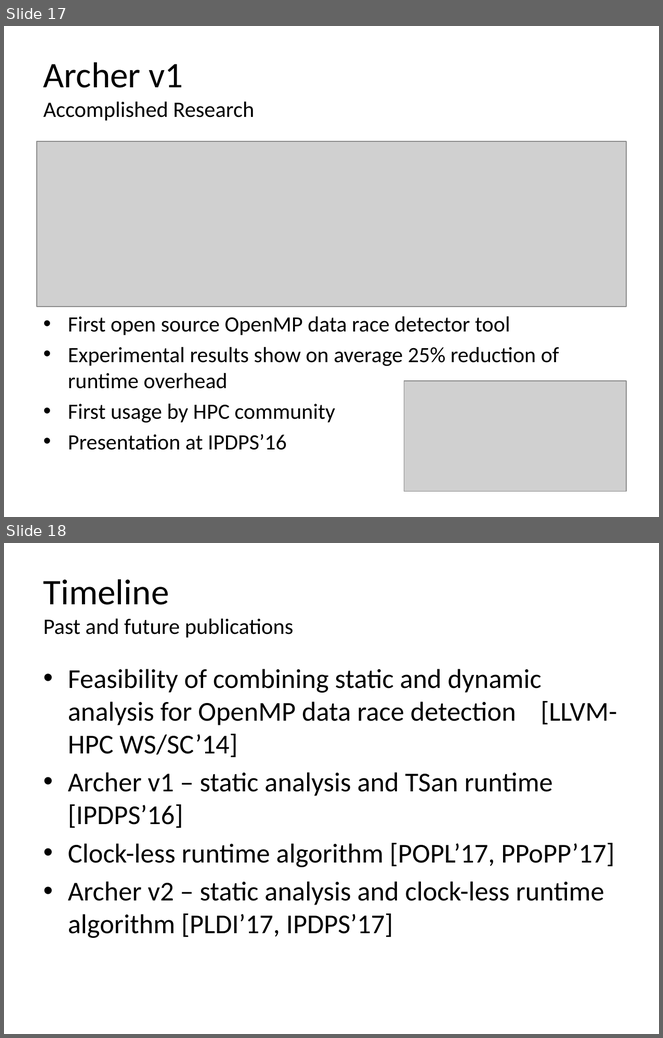
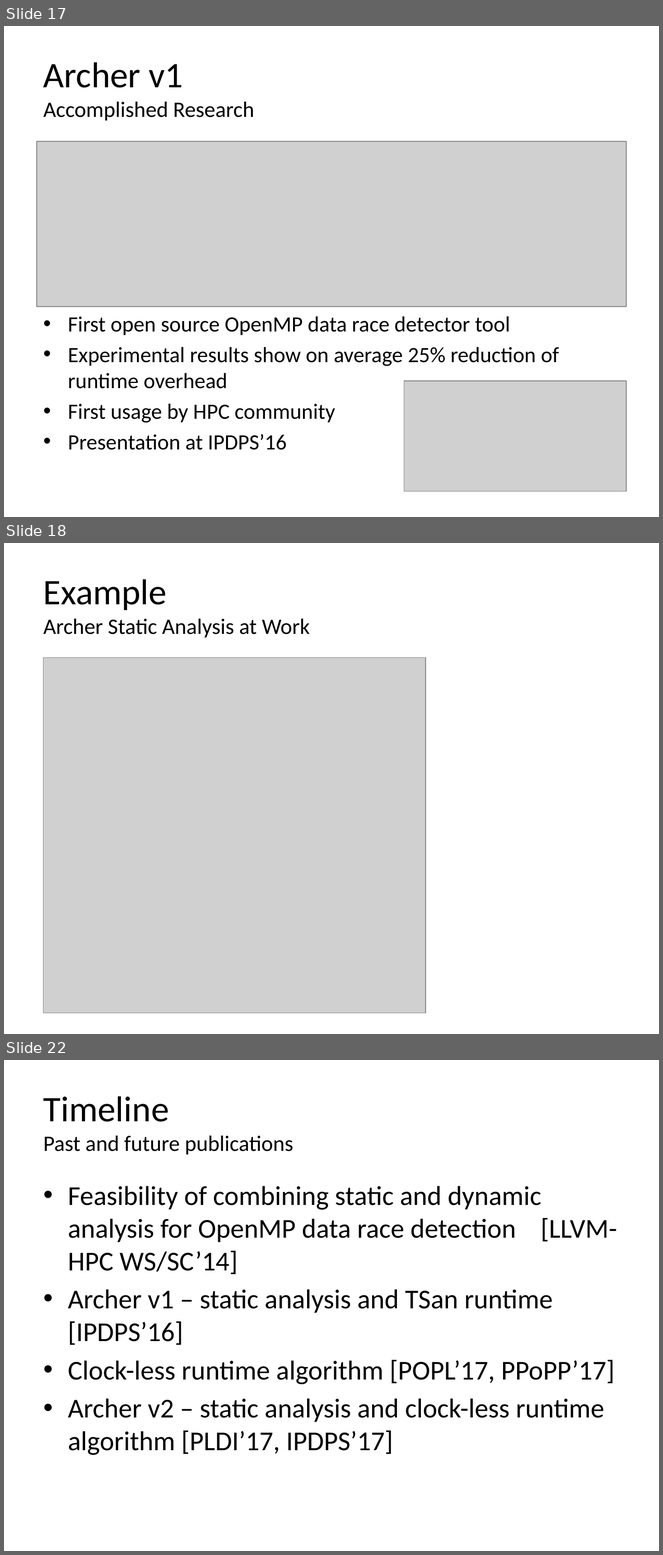
Before and after one commit to simoatze/oral_qualifier, a slide deck: presentation/presentation.pptx. Shown one above the other, each under a label of ours: slides 17 and 18 before the commit, slides 17, 18 and 22 after it; the slides between them are not shown. The pictures are 663x1038 and 663x1555 pixels, drawn with LibreOffice and Linux fonts; fonts in the diff are those of the drawing; grey boxes stand for pictures. Boxes give left, top, right and bottom in pixels: in the first picture for what was removed or moved away, otherwise in the second. Text is boxed around its words. In the diff, an @@ line names an element or a change of style, - is before the commit and + after.

```diff
--- a/presentation/presentation.pptx
+++ b/presentation/presentation.pptx
@@ slide 18 added at box(4, 543, 659, 1034), background #FFFFFF @@
@@ title added at box(44, 579, 310, 638), 24.3 pt, text #000000 @@
+Example
+Archer Static Analysis at Work
@@ picture added at box(44, 657, 426, 1014) @@
@@ what was slide 18 is now slide 22 @@
```
Also in this commit, not shown: 3 other slides added.
